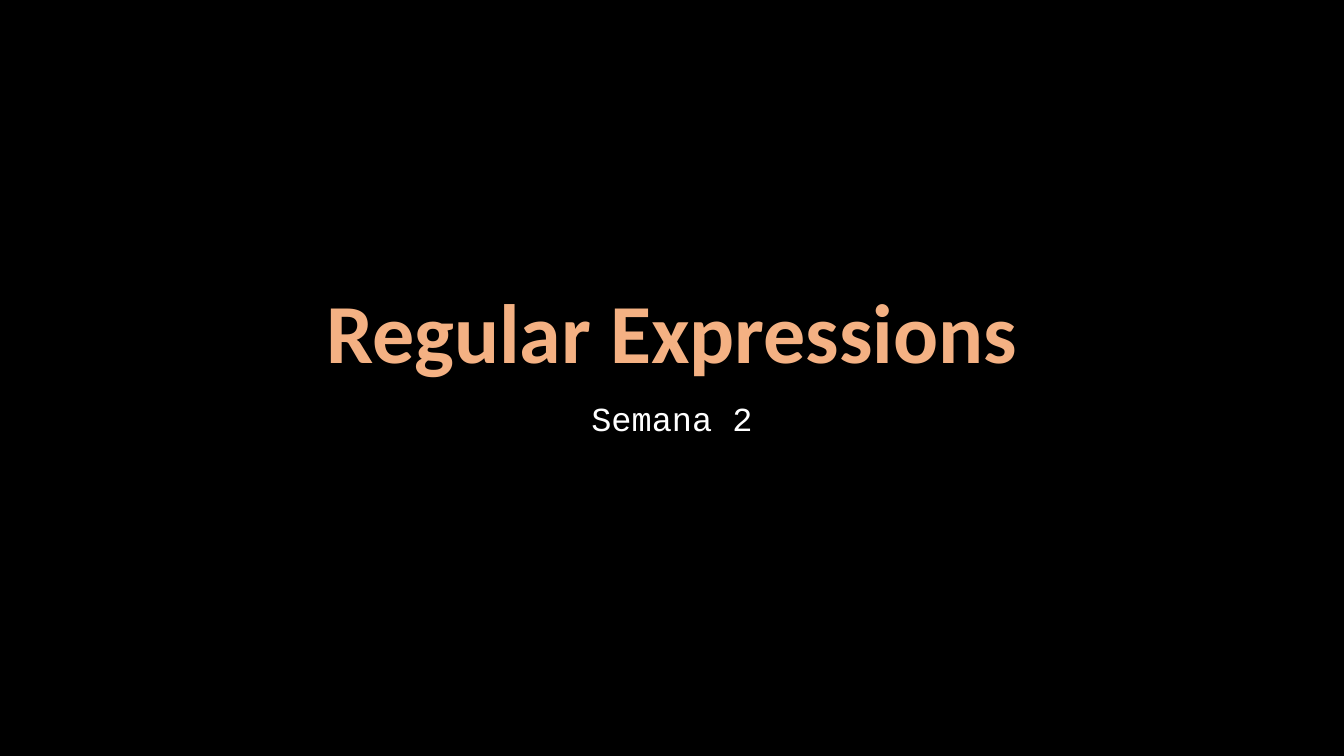
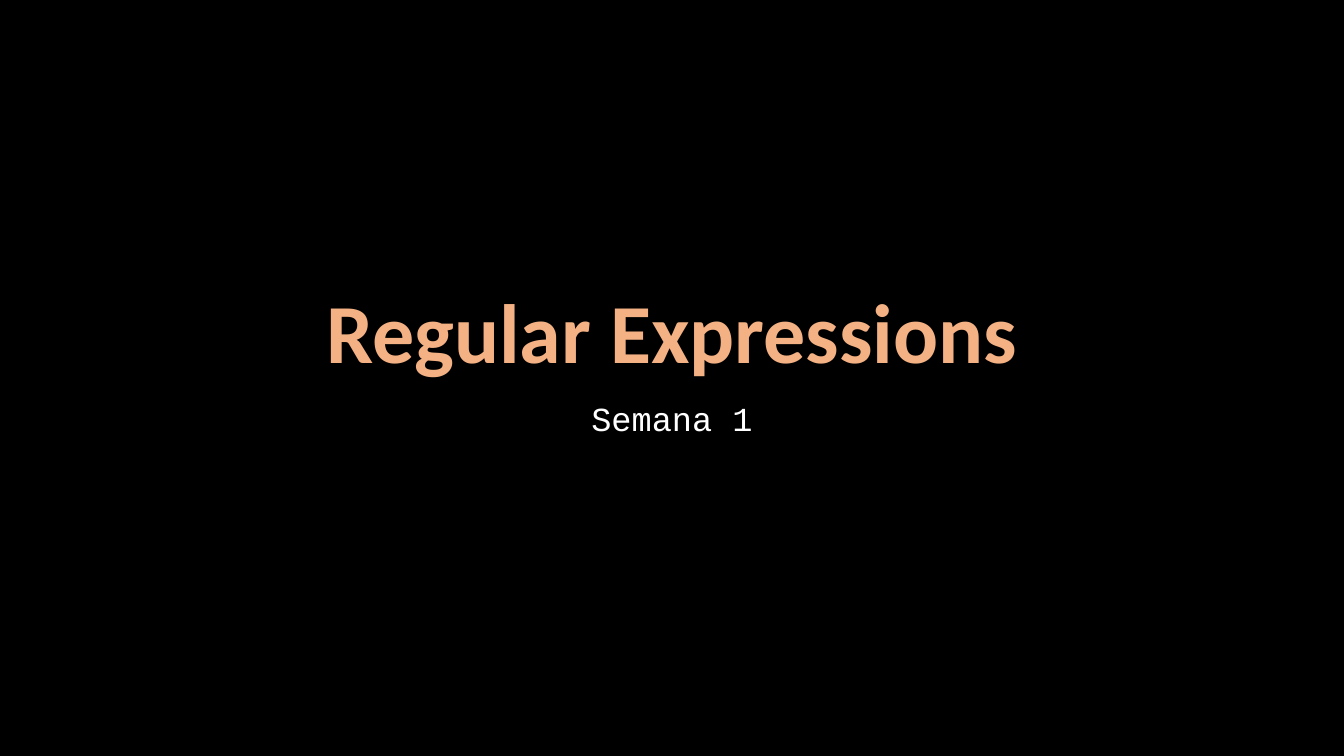
Before and after one commit to Java-Mooc/Advanced-Java, a slide deck: slide 1 of PPT/PPT2_-_Regular_Expressions.pptx. Drawn at 1344x756 pixels with LibreOffice and Linux fonts; fonts in the diff are those of the drawing. Boxes give left, top, right and bottom in pixels: in the first picture for what was removed or moved away, otherwise in the second. Text is boxed around its words. In the diff, an @@ line names an element or a change of style, - is before the commit and + after.

Commit message:
Inicio exercicios semana 2

```diff
--- a/PPT/PPT2_-_Regular_Expressions.pptx
+++ b/PPT/PPT2_-_Regular_Expressions.pptx
@@ subtitle at [591, 408, 752, 432]: text changed @@
-Semana 2
+Semana 1
```
Also in this commit, not shown: 27 other files.
